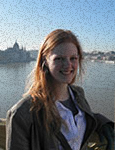
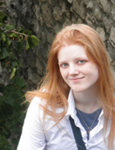
Two versions of the same layered image (115x150). Layer-by-layer changes:
"Layer 1": opacity 48% → 100%, blend multiply → normal, painted on it over [0, 0, 115, 150]
painted on "Background" over [0, 0, 115, 150]
